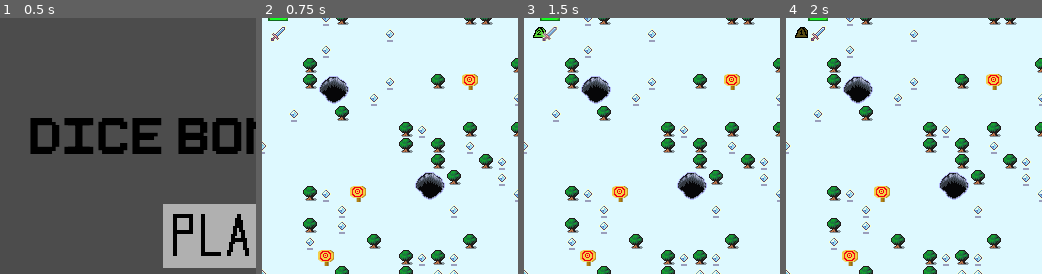
Above: before the commit, frames 1-4 (left to right).
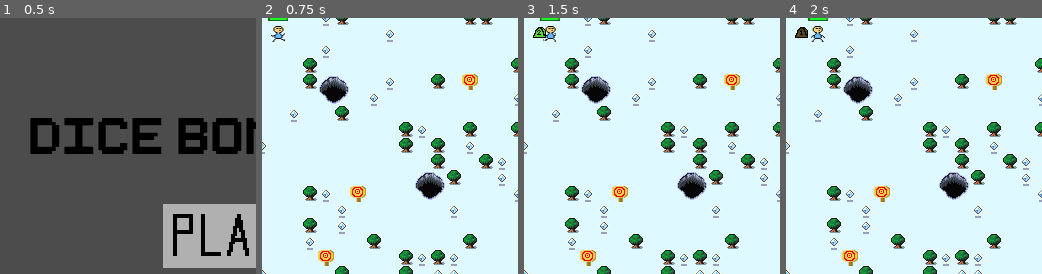
Above: after the commit, the same moments.

Repository: alexxie998/GMTK2022
Game: Godot game, scene res://Menu.tscn
Same seed, same stepped clock (60 frames per second), same inputs: the game is played once before the commit and once after it.
Inputs (mouse positions are % of the whole screen's width and height, from its top left):
- Up to frame 1 (0.5 s): no input
- Up to frame 2 (0.75 s): click (49, 47) at 0.5 s
- Up to frame 3 (1.5 s): tap Enter (ui_accept) at 1.25 s; hold Right (ui_right) from 1.28 s (still down)
- Up to frame 4 (2 s): keep holding Right (ui_right); tap Enter (ui_accept) at 1.52 s
The pictures show only the part of the screen within x 5-55%, y 5-55%; the shares and areas given below are measured in that part.

Frame 1 is identical in both runs. In frame 2, 0.3% of the frame differs, in the area x 3-10%, y 3-10%; in frame 3, 0.3%, in the area x 7-14%, y 3-10%; in frame 4, 0.3%.

Commit message:
Added character walking animation

Diff:
--- a/GameObjects/DieBomb.tscn
+++ b/GameObjects/DieBomb.tscn
@@ -31,14 +31,14 @@
 
 [sub_resource type="SpriteFrames" id=1]
 animations = [ {
+"frames": [ ExtResource( 1 ), ExtResource( 3 ), ExtResource( 2 ), ExtResource( 4 ), ExtResource( 5 ), ExtResource( 6 ) ],
+"loop": true,
+"name": "d6 roll",
+"speed": 5.0
+}, {
 "frames": [ SubResource( 3 ), SubResource( 4 ), SubResource( 5 ), SubResource( 6 ) ],
 "loop": true,
 "name": "d4 roll",
-"speed": 5.0
-}, {
-"frames": [ ExtResource( 1 ), ExtResource( 3 ), ExtResource( 2 ), ExtResource( 4 ), ExtResource( 5 ), ExtResource( 6 ) ],
-"loop": true,
-"name": "d6 roll",
 "speed": 5.0
 } ]
 
--- a/Node2D.tscn
+++ b/Node2D.tscn
@@ -10,7 +10,7 @@
 [ext_resource path="res://HealthDisplay.tscn" type="PackedScene" id=8]
 [ext_resource path="res://Sprites/dummy.png" type="Texture" id=9]
 [ext_resource path="res://Sprites/crate.png" type="Texture" id=10]
-[ext_resource path="res://Sprites/upgrades/diceUpgrade.png" type="Texture" id=11]
+[ext_resource path="res://Sprites/game_jam_main_character_spritesheet.png" type="Texture" id=11]
 
 [sub_resource type="TileSet" id=1]
 0/name = "RPG Tileset.png 0"
@@ -171,12 +171,6 @@
 [sub_resource type="ConvexPolygonShape2D" id=13]
 points = PoolVector2Array( 0, 0, 16, 0, 16, 16, 0, 16 )
 
-[sub_resource type="ConvexPolygonShape2D" id=14]
-points = PoolVector2Array( 0, 0, 16, 0, 16, 16, 0, 16 )
-
-[sub_resource type="ConvexPolygonShape2D" id=15]
-points = PoolVector2Array( 0, 0, 16, 0, 16, 16, 0, 16 )
-
 [sub_resource type="TileSet" id=8]
 0/name = "Tree"
 0/texture = ExtResource( 1 )
@@ -230,68 +224,57 @@
 3/navigation_offset = Vector2( 0, 0 )
 3/shape_offset = Vector2( 0, 0 )
 3/shape_transform = Transform2D( 1, 0, 0, 1, 0, 0 )
-3/shape = SubResource( 14 )
 3/shape_one_way = false
-3/shape_one_way_margin = 1.0
-3/shapes = [ {
-"autotile_coord": Vector2( 0, 0 ),
-"one_way": false,
-"one_way_margin": 1.0,
-"shape": SubResource( 14 ),
-"shape_transform": Transform2D( 1, 0, 0, 1, 0, 0 )
-} ]
+3/shape_one_way_margin = 0.0
+3/shapes = [  ]
 3/z_index = 0
 4/name = "crate.png 4"
 4/texture = ExtResource( 10 )
 4/tex_offset = Vector2( 0, 0 )
 4/modulate = Color( 1, 1, 1, 1 )
-4/region = Rect2( 0, 0, 16, 16 )
+4/region = Rect2( 0, 0, 32, 32 )
 4/tile_mode = 0
 4/occluder_offset = Vector2( 0, 0 )
 4/navigation_offset = Vector2( 0, 0 )
 4/shape_offset = Vector2( 0, 0 )
 4/shape_transform = Transform2D( 1, 0, 0, 1, 0, 0 )
-4/shape = SubResource( 15 )
 4/shape_one_way = false
-4/shape_one_way_margin = 1.0
-4/shapes = [ {
-"autotile_coord": Vector2( 0, 0 ),
-"one_way": false,
-"one_way_margin": 1.0,
-"shape": SubResource( 15 ),
-"shape_transform": Transform2D( 1, 0, 0, 1, 0, 0 )
-} ]
+4/shape_one_way_margin = 0.0
+4/shapes = [  ]
 4/z_index = 0
-5/name = "Upgrade"
-5/texture = ExtResource( 11 )
-5/tex_offset = Vector2( 0, 0 )
-5/modulate = Color( 1, 1, 1, 1 )
-5/region = Rect2( 0, 0, 16, 16 )
-5/tile_mode = 0
-5/occluder_offset = Vector2( 0, 0 )
-5/navigation_offset = Vector2( 0, 0 )
-5/shape_offset = Vector2( 0, 0 )
-5/shape_transform = Transform2D( 1, 0, 0, 1, 0, 0 )
-5/shape_one_way = false
-5/shape_one_way_margin = 0.0
-5/shapes = [  ]
-5/z_index = 0
-
-[sub_resource type="AtlasTexture" id=9]
-flags = 4
-atlas = ExtResource( 2 )
-region = Rect2( 48, 544, 16, 16 )
-
-[sub_resource type="SpriteFrames" id=10]
-animations = [ {
-"frames": [ SubResource( 9 ) ],
-"loop": true,
-"name": "default",
-"speed": 5.0
-} ]
 
 [sub_resource type="RectangleShape2D" id=11]
 extents = Vector2( 5, 5 )
+
+[sub_resource type="Animation" id=14]
+length = 0.001
+tracks/0/type = "value"
+tracks/0/path = NodePath(".:frame")
+tracks/0/interp = 1
+tracks/0/loop_wrap = true
+tracks/0/imported = false
+tracks/0/enabled = true
+tracks/0/keys = {
+"times": PoolRealArray( 0 ),
+"transitions": PoolRealArray( 1 ),
+"update": 0,
+"values": [ 3 ]
+}
+
+[sub_resource type="Animation" id=15]
+resource_name = "walking"
+tracks/0/type = "value"
+tracks/0/path = NodePath(".:frame")
+tracks/0/interp = 1
+tracks/0/loop_wrap = true
+tracks/0/imported = false
+tracks/0/enabled = true
+tracks/0/keys = {
+"times": PoolRealArray( 0, 0.3, 0.6 ),
+"transitions": PoolRealArray( 1, 1, 1 ),
+"update": 1,
+"values": [ 2, 3, 6 ]
+}
 
 [node name="main" type="Node2D"]
 script = ExtResource( 5 )
@@ -330,9 +313,10 @@
 "_edit_group_": true
 }
 
-[node name="AnimatedSprite" type="AnimatedSprite" parent="Player"]
-z_index = 3
-frames = SubResource( 10 )
+[node name="Sprite" type="Sprite" parent="Player"]
+texture = ExtResource( 11 )
+hframes = 7
+frame = 2
 
 [node name="CollisionShape2D" type="CollisionShape2D" parent="Player"]
 z_index = 3
@@ -344,6 +328,11 @@
 [node name="Tween" type="Tween" parent="Player"]
 
 [node name="AnimationPlayer" type="AnimationPlayer" parent="Player"]
+root_node = NodePath("../Sprite")
+reset_on_save = false
+playback_speed = 2.0
+anims/RESET = SubResource( 14 )
+anims/walking = SubResource( 15 )
 
 [node name="HealthDisplay" parent="Player" instance=ExtResource( 8 )]
 
--- a/Player.gd
+++ b/Player.gd
@@ -83,12 +83,15 @@
 export var maxSpeed = 6
 
 func move_tween(dir):
-	#print(self)
-	#print(position)
+	var animationPlayer = self.get_child(4)
+	animationPlayer.play("walking")
+	print(self)
+	print(position)
 	tween.interpolate_property(self, "position",
 		position, position + inputs[dir] * tile_size,
-		1.0/speed, Tween.TRANS_LINEAR, Tween.EASE_IN)
+		1.0 / speed, Tween.TRANS_LINEAR, Tween.EASE_IN_OUT)
 	tween.start()
+	yield(animationPlayer, "animation_finished")
 
 func apply_status_update(update):
 	match typeof(update):
Not shown: 1 places in Node2D.tscn that only renumber resources
Binary file added: Sprites/game_jam_fixed_sprites.png
Not shown, added: Sprites/game_jam_fixed_sprites.png.import
